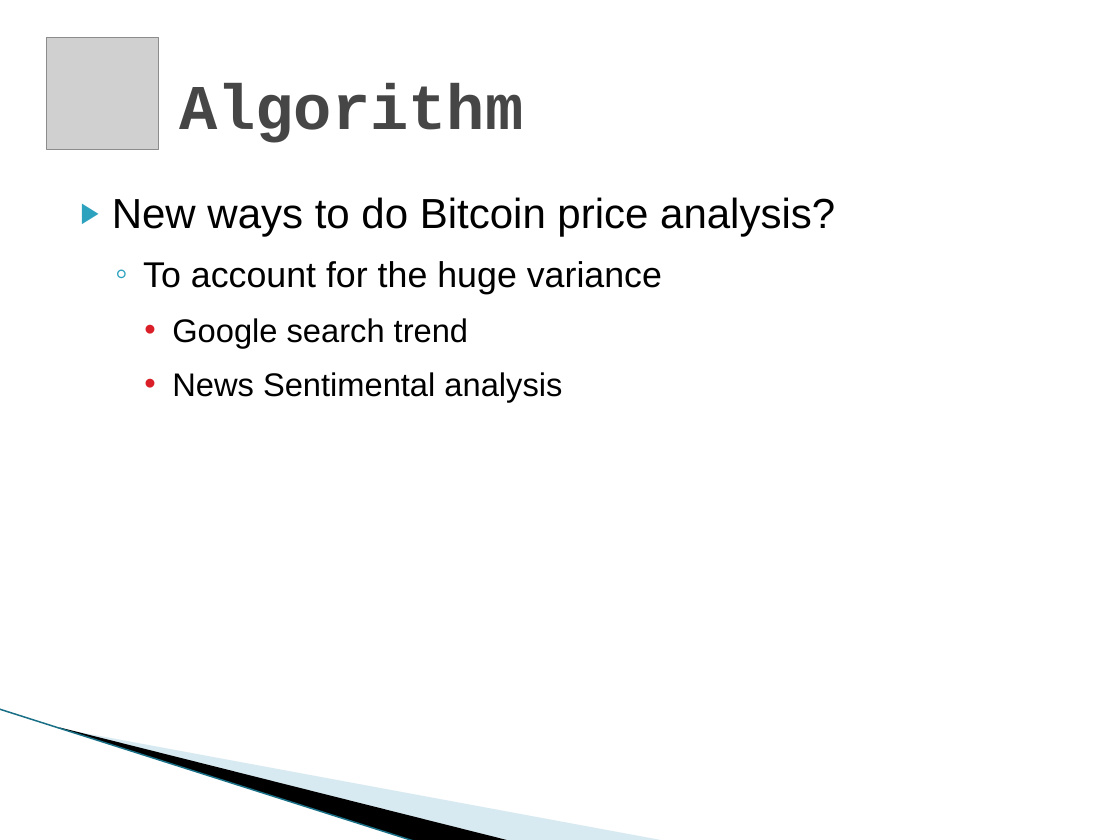
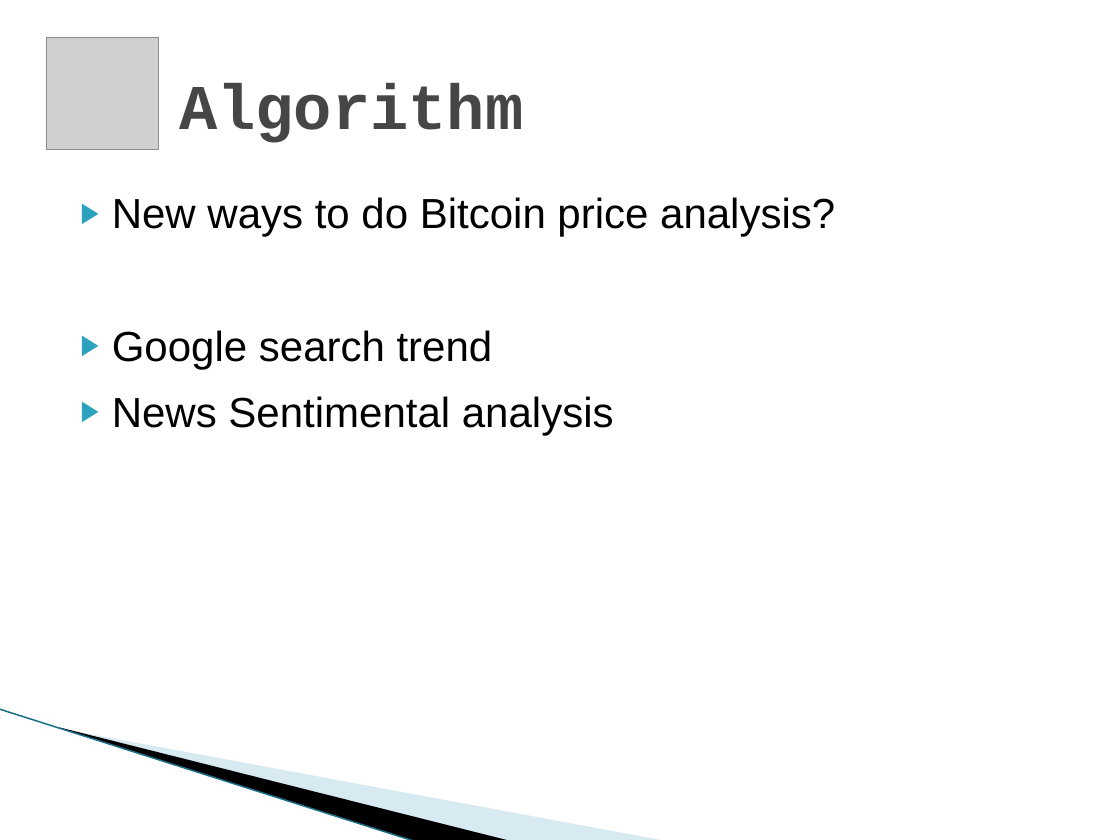
Before and after one commit to yyl/btc-price-analysis, a slide deck: slide 14 of DM_Project.pptx. Drawn at 1120x840 pixels with LibreOffice and Linux fonts; fonts in the diff are those of the drawing; grey boxes stand for pictures; background and template pictures are left out. Boxes give left, top, right and bottom in pixels: in the first picture for what was removed or moved away, otherwise in the second. Text is boxed around its words. In the diff, an @@ line names an element or a change of style, - is before the commit and + after.

```diff
--- a/DM_Project.pptx
+++ b/DM_Project.pptx
@@ text at [143, 261, 662, 294]: paragraph removed @@
-  ◦ To account for the huge variance
@@ text at [112, 330, 614, 435]: size 21 to 27 pt in "Google search trend", "News Sentimental analysis"; bullet • to ▶; list level 3 to 1 in "Google search trend"; bullet colour #DA1F28 to #2DA2BF; list level 3 to 1 in "News Sentimental analysis" @@
```
Also in this commit, not shown: 7 other slides changed.
